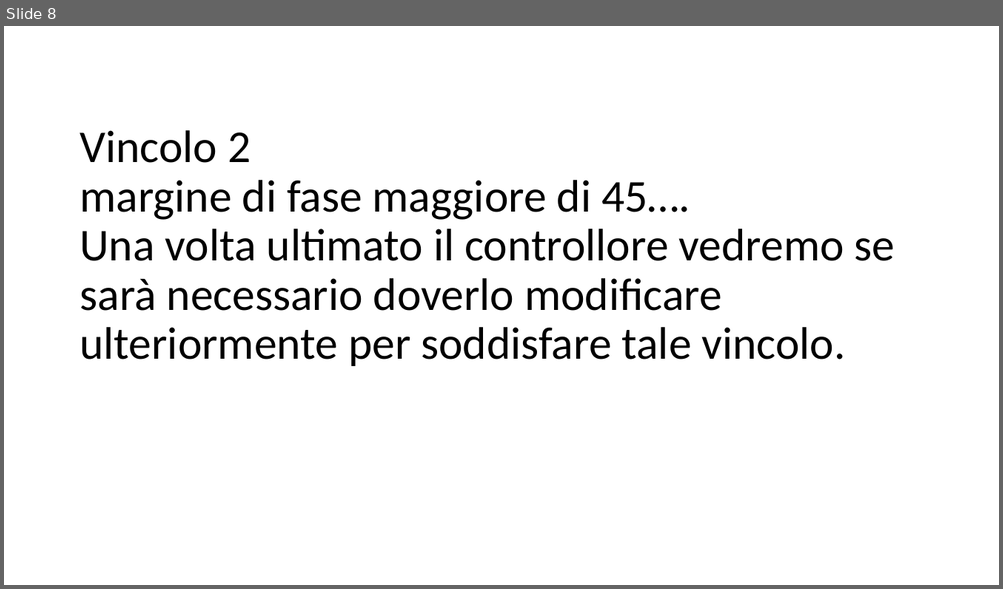
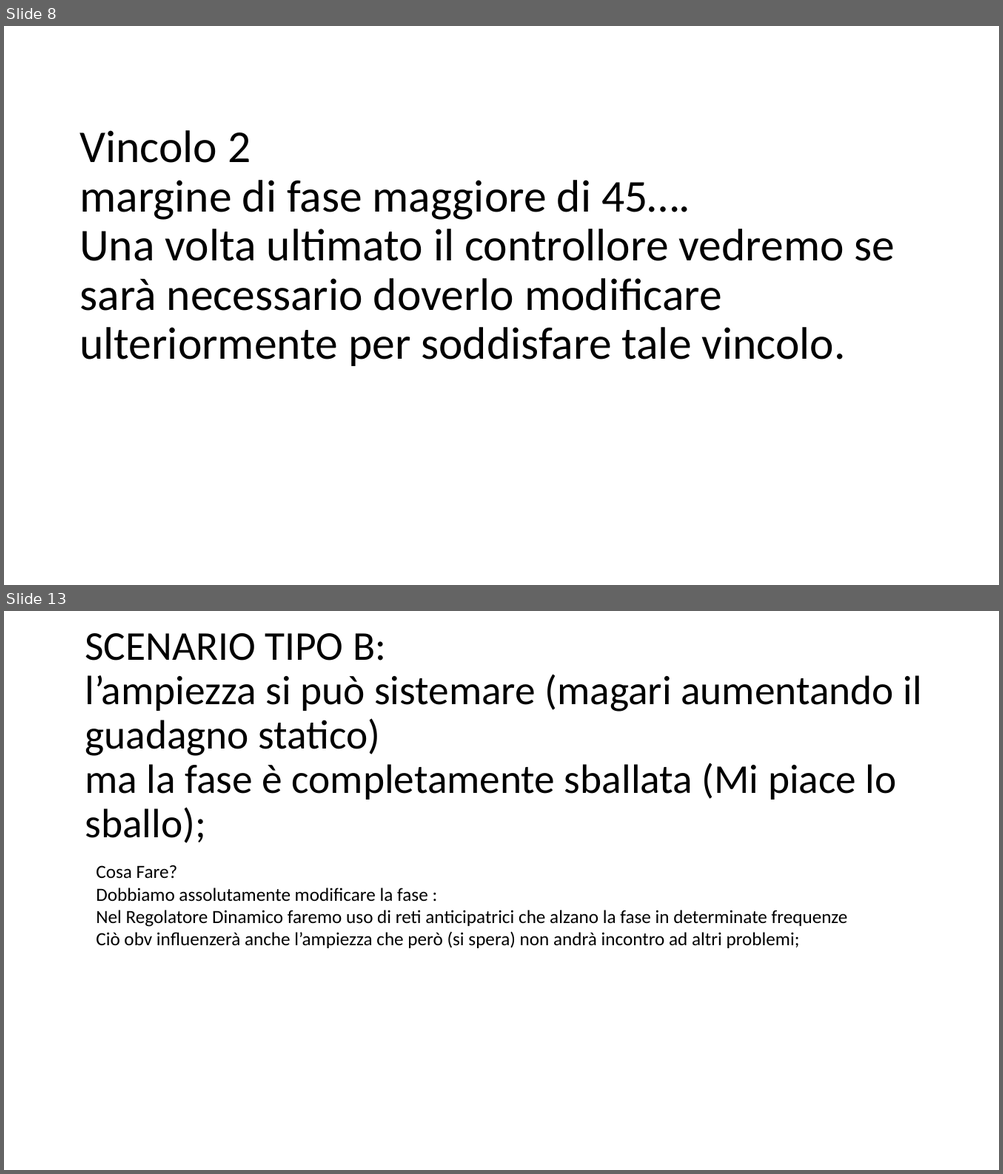
Before and after one commit to FraBug/ControlliAutomatici, a slide deck: ProgettoCA_passaggi.pptx. Shown one above the other, each under a label of ours: slide 8 before the commit, slides 8 and 13 after it; the slides between them are not shown. The pictures are 1003x589 and 1003x1174 pixels, drawn with LibreOffice and Linux fonts; fonts in the diff are those of the drawing. Boxes give left, top, right and bottom in pixels: in the first picture for what was removed or moved away, otherwise in the second. Text is boxed around its words. In the diff, an @@ line names an element or a change of style, - is before the commit and + after.

```diff
--- a/ProgettoCA_passaggi.pptx
+++ b/ProgettoCA_passaggi.pptx
@@ slide 13 added at [4,611,999,1170], background #FFFFFF @@
@@ title added at [85,633,922,843], 39.6 pt, text #000000 @@
+SCENARIO TIPO B:
+l’ampiezza si può sistemare (magari aumentando il guadagno statico)
+ma la fase è completamente sballata (Mi piace lo sballo);
@@ text added at [96,865,848,948], 18 pt, text #000000 @@
+Cosa Fare?
+Dobbiamo assolutamente modificare la fase :
+Nel Regolatore Dinamico faremo uso di reti anticipatrici che alzano la fase in determinate frequenze
+Ciò obv influenzerà anche l’ampiezza che però (si spera) non andrà incontro ad altri problemi;
```
Also in this commit, not shown: 1 slide changed, 5 other slides added, 1 slide removed.
